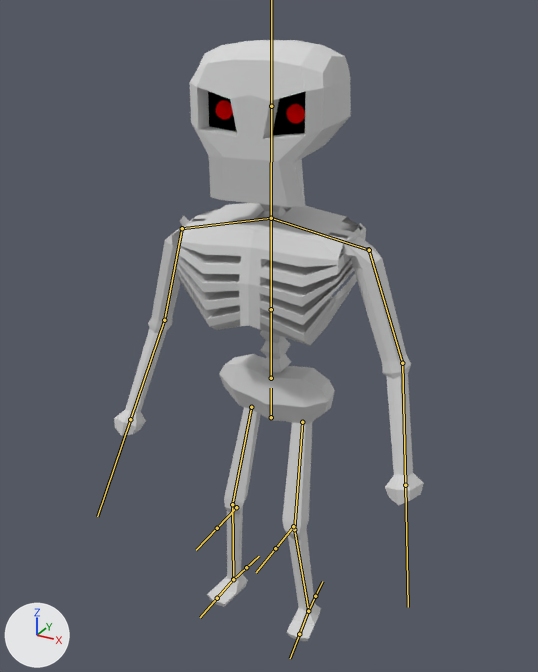
Renders of the FBX model DungeonGame/Assets/Prefabs/skeleton/skeleton.fbx from each side of a commit.
Before and after are seen from a 50 mm lens placed at (5.1, -9.14, 9.83), pointed at (0.03, 0.07, 5.23). Lighting does not change. The marker at lower left points along +X, +Y and +Z. Both versions are drawn at frame 31 of the action 'Armature|Idle'; the numbers are the values there. The bones that bend it are drawn over the model as lines.

Objects in the first picture: 'Skeleton'.
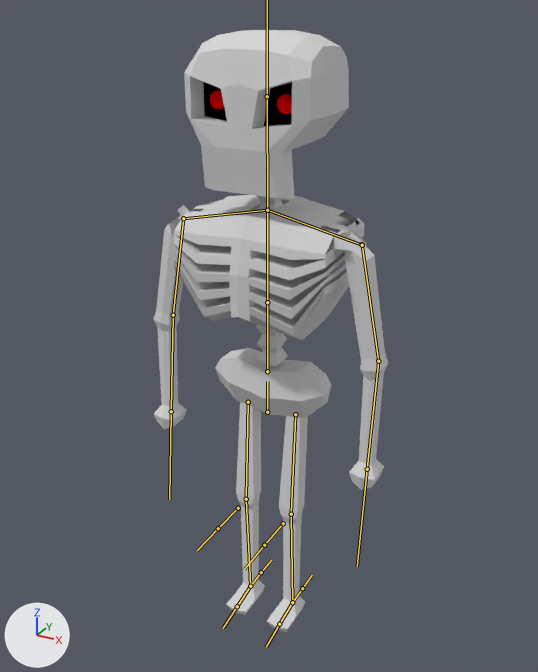
Location of each change, [x1, y1, x2, y2] in pixels of the pictures (538 x 672 px):
'Skeleton', posed (24% narrower): before [114, 40, 424, 641]; after [154, 30, 388, 632]
bone 'Hip', root to tip: before (271, 417) to (271, 388); after (267, 412) to (267, 381)
bone 'UpperLeg.L', root to tip: before (302, 422) to (294, 529); after (295, 414) to (291, 514)
bone 'LowerLeg.L', root to tip: before (294, 529) to (308, 610); after (291, 514) to (292, 602)
bone 'Foot.L', root to tip: before (308, 610) to (299, 634); after (292, 602) to (279, 624)
bone 'Spine2', root to tip: before (271, 309) to (271, 218); after (267, 302) to (267, 210)
bone 'UpperArm.L', root to tip: before (369, 250) to (402, 363); after (362, 245) to (378, 361)
bone 'LowerArm.L', root to tip: before (402, 363) to (405, 485); after (378, 361) to (367, 469)
bone 'UpperArm.R', root to tip: before (182, 228) to (164, 320); after (183, 218) to (173, 315)
bone 'LowerArm.R', root to tip: before (164, 320) to (130, 419); after (173, 315) to (171, 411)
bone 'UpperLeg.R', root to tip: before (251, 407) to (232, 504); after (248, 402) to (246, 499)
bone 'LowerLeg.R', root to tip: before (232, 504) to (233, 579); after (246, 499) to (250, 586)
bone 'Foot.R', root to tip: before (233, 579) to (217, 598); after (250, 586) to (237, 606)

The edits, one by one:
Bone 'Hip' (bone_hip) moves from (0.03, -0.13, -0.06) to (0.0, 0.0, 0.0).
Bone 'UpperLeg.L' (bone_upperleg_l) moves from (0.08, 0.0, -0.02) to (0.0, 0.0, 0.0).
Bone 'UpperLeg.L' (bone_upperleg_l) turns from (-8, 4, -3) to (0, 0, 0) degrees about its own x, y and z.
Bone 'LowerLeg.L' (bone_lowerleg_l) turns from (15, 0, 0) to (0, 0, 0) degrees about its own x, y and z.
Bone 'Foot.L' (bone_foot_l) turns from (-6, -5, -11) to (0, 0, 0) degrees about its own x, y and z.
Bone 'Spine2' (bone_spine2) turns from (0, 7, 0) to (0, 0, 0) degrees about its own x, y and z.
Bone 'UpperArm.L' (bone_upperarm_l) turns from (2, 16, -69) to (-2, 2, -79) degrees about its own x, y and z.
Bone 'LowerArm.L' (bone_lowerarm_l) turns from (15, 0, -4) to (0, -1, -12) degrees about its own x, y and z.
Bone 'UpperArm.R' (bone_upperarm_r) turns from (-4, -9, 74) to (-2, -2, 78) degrees about its own x, y and z.
Bone 'LowerArm.R' (bone_lowerarm_r) turns from (22, 3, 2) to (0, 1, 10) degrees about its own x, y and z.
Bone 'UpperLeg.R' (bone_upperleg_r) moves from (-0.01, -0.01, 0.0) to (0.0, 0.0, 0.0).
Bone 'UpperLeg.R' (bone_upperleg_r) turns from (-7, -17, 9) to (0, 0, 0) degrees about its own x, y and z.
Bone 'LowerLeg.R' (bone_lowerleg_r) turns from (12, 0, -6) to (0, 0, 0) degrees about its own x, y and z.
Bone 'Foot.R' (bone_foot_r) turns from (-5, 8, 22) to (0, 0, 0) degrees about its own x, y and z.
